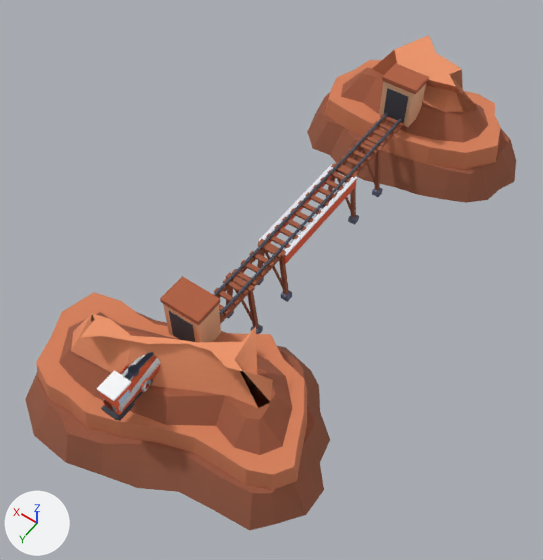
Before and after pictures for a commit that changed the glTF model public/assets/toycar/set-tank-train-lite.glb.
Rendered twice from a 50 mm lens placed at (-16.0, 26.3, 35.9), pointed at (-0.2, 4.2, 1.2). The lights are fixed; the arrows at lower left show +X, +Y and +Z. The first picture is the older version. Where no turn or scale is listed for an object, it has been applied to the vertices. Vertices at exactly the same position are counted once.

Objects in the first picture: 'Cube', 'Cube.002', 'Cube.003', 'Cube.005', 'Cube.006', 'Cube.007', 'anim_path:c=tank:p=24.8:o=0.0:f=1#0', 'anim_path:c=tank:p=24.8:o=0.7285:f=1#5', 'anim_path:c=tank:p=24.8:o=0.9457:f=1#1', 'rock0', 'rock1', 'rock2', 'rock3' and 53 more.
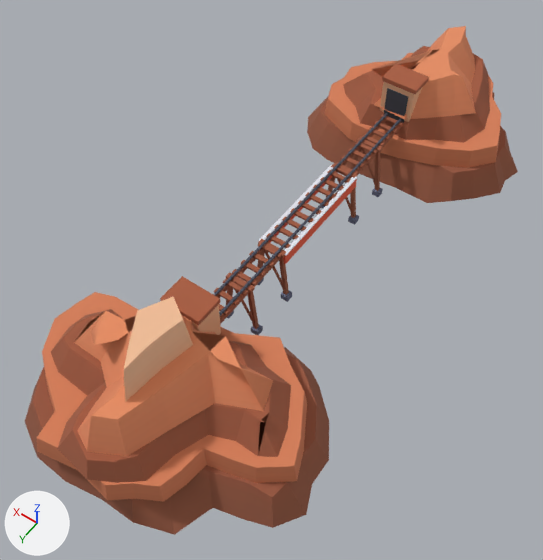
The change, as a list of edits to the scene's bpy script:
```text
Change me_rock0:
    remove me_rock0.from_pydata(...)  # 105 vertices, 139 faces; spans x -9.39..1.69, y 6.58..18.39, z -0.6..6.0
    add me_rock0.from_pydata(...)  # 132 vertices, 167 faces; spans x -9.37..3.03, y 6.58..19.62, z -0.6..8.0
    me_rock0 part 1: the loose piece of 28 vertices spanning x -8.44..0.58, y 7.85..16.75, z 1.3..2.6 is rebuilt with 34 vertices and now spans x -8.44..3.03, y 7.74..19.57, z 1.3..2.6
    me_rock0 part 2: the loose piece of 24 vertices spanning x -7.18..0.8, y 9.48..15.93, z 2.6..3.9 is rebuilt with 32 vertices and now spans x -7.3..1.39, y 9.23..19.62, z 2.6..3.9
    me_rock0 part 3: the loose piece of 20 vertices spanning x -5.74..0.75, y 10.0..14.41, z 3.9..6.0 is rebuilt with 23 vertices and now spans x -5.74..0.78, y 9.92..18.92, z 3.9..6.0
    me_rock0 part 4: 1 vertex moved within x -5.88, y 7.56, z -0.6; 23 vertices removed from x -9.39..0.54, y 8.25..18.39, z -0.6..1.3; 22 vertices added at x -9.37..1.58, y 8.3..19.33, z -0.6..1.3
    me_rock0 part 5: 11 vertices added at x -1.68..0.6, y 11.6..16.67, z 6.0..8.0
Change me_rock1:
    remove me_rock1.from_pydata(...)  # 78 vertices, 99 faces; spans x -7.98..1.65, y -17.94..-7.67, z -0.6..6.0
    add me_rock1.from_pydata(...)  # 93 vertices, 117 faces; spans x -7.76..3.25, y -19.71..-8.09, z -0.6..6.0
    me_rock1 part 6: the loose piece of 19 vertices spanning x -6.62..1.54, y -16.78..-9.17, z 1.3..2.6 is rebuilt with 23 vertices and now spans x -6.62..3.25, y -19.47..-8.7, z 1.3..2.6
    me_rock1 part 7: the loose piece of 18 vertices spanning x -5.03..0.96, y -15.52..-10.13, z 2.6..3.9 is rebuilt with 20 vertices and now spans x -5.0..0.87, y -19.46..-9.49, z 2.6..3.9
    me_rock1 part 8: the loose piece of 14 vertices spanning x -4.21..0.5, y -14.43..-11.61, z 3.9..6.0 is rebuilt with 24 vertices and now spans x -4.28..0.43, y -19.1..-9.75, z 3.9..6.0
    me_rock1 part 9: 26 vertices removed from x -7.98..1.65, y -17.94..-7.67, z -0.6..1.3; 25 vertices added at x -7.76..0.52, y -19.71..-8.09, z -0.6..1.3
Change me_rock2:
    remove me_rock2.from_pydata(...)  # 86 vertices, 111 faces; spans x -1.61..8.35, y 8.15..18.97, z -0.6..6.0
    add me_rock2.from_pydata(...)  # 103 vertices, 120 faces; spans x -4.19..8.46, y 8.15..19.74, z -0.6..8.0
    me_rock2 part 10: the loose piece of 25 vertices spanning x -1.61..7.3, y 10.05..17.36, z 1.3..2.6 is rebuilt with 25 vertices and now spans x -4.19..7.29, y 9.27..19.74, z 1.3..2.6
    me_rock2 part 11: the loose piece of 18 vertices spanning x 0.39..6.05, y 11.2..16.25, z 2.6..3.9 is rebuilt with 26 vertices and now spans x -2.56..6.06, y 9.75..19.62, z 2.6..3.9
    me_rock2 part 12: the loose piece of 16 vertices spanning x -0.89..4.83, y 12.59..15.44, z 3.9..6.0 is rebuilt with 19 vertices and now spans x -1.16..4.57, y 9.92..18.41, z 3.9..6.0
    me_rock2 part 13: 18 vertices removed from x -1.07..8.35, y 11.07..18.97, z -0.6..1.3; 18 vertices added at x -2.31..8.46, y 11.15..19.71, z -0.6..1.3
    other edits to the shape of me_rock2 do not show in these pictures
Change me_rock3:
    remove me_rock3.from_pydata(...)  # 73 vertices, 91 faces; spans x -1.3..7.02, y -18.03..-7.67, z -0.6..6.0
    add me_rock3.from_pydata(...)  # 98 vertices, 121 faces; spans x -1.13..7.25, y -19.47..-7.91, z -0.6..6.0
    me_rock3 part 14: the loose piece of 22 vertices spanning x -0.83..6.17, y -16.72..-9.17, z 1.3..2.6 is rebuilt with 27 vertices and now spans x -1.13..6.03, y -19.47..-8.7, z 1.3..2.6
    me_rock3 part 15: the loose piece of 10 vertices spanning x -1.04..3.63, y -15.95..-11.61, z 3.9..6.0 is rebuilt with 21 vertices and now spans x -0.79..3.66, y -19.1..-9.75, z 3.9..6.0
    me_rock3 part 16: 38 vertices removed from x -1.3..7.02, y -18.03..-7.67, z -0.6..3.9; 47 vertices added at x -0.51..7.25, y -19.46..-7.91, z -0.6..3.9
Remove ob_anim_path_c_tank_p_24_8_o_0_0_f_1_0:
    ob_anim_path_c_tank_p_24_8_o_0_0_f_1_0 = bpy.data.objects.new('anim_path:c=tank:p=24.8:o=0.0:f=1#0', me_anim_path_c_tank_p_24_8_o_0_0_f_1_0)
Remove ob_anim_path_c_tank_p_24_8_o_0_7285_f_1_5:
    ob_anim_path_c_tank_p_24_8_o_0_7285_f_1_5 = bpy.data.objects.new('anim_path:c=tank:p=24.8:o=0.7285:f=1#5', me_anim_path_c_tank_p_24_8_o_0_7285_f_1_5)
Remove ob_anim_path_c_tank_p_24_8_o_0_9457_f_1_1:
    ob_anim_path_c_tank_p_24_8_o_0_9457_f_1_1 = bpy.data.objects.new('anim_path:c=tank:p=24.8:o=0.9457:f=1#1', me_anim_path_c_tank_p_24_8_o_0_9457_f_1_1)
```

Boxes [x1, y1, x2, y2] around the edits, measured in the pictures (543 x 560 px; the box of a moved part takes in the faces that stretch with it):
'rock0', reshaped (19% wider, 17% taller)
    before: [101, 327, 330, 531]
    after: [56, 297, 329, 535]
'rock2', reshaped
    before: [25, 292, 179, 475]
    after: [25, 292, 204, 499]
'rock1', reshaped (18% taller)
    before: [364, 53, 516, 203]
    after: [370, 26, 518, 203]
'rock3', reshaped (20% wider)
    before: [307, 35, 436, 180]
    after: [307, 28, 462, 178]
'anim_path:c=tank:p=24.8:o=0.0:f=1#0', deleted
    before: [97, 352, 153, 421]
'anim_path:c=tank:p=24.8:o=0.9457:f=1#1', deleted
    before: [103, 353, 161, 412]
'anim_path:c=tank:p=24.8:o=0.7285:f=1#5', deleted (red)
    before: [103, 353, 160, 411]
part 1 of me_rock0, rebuilt (33% wider, 11% taller)
    before: [119, 332, 307, 490]
    after: [56, 327, 307, 502]
part 2 of me_rock0, rebuilt (34% wider, 43% taller)
    before: [130, 355, 292, 455]
    after: [73, 340, 291, 483]
part 3 of me_rock0, rebuilt
    before: [148, 327, 273, 408]
    after: [77, 315, 273, 456]
part 4 of me_rock0, moved or reshaped
    before: [101, 331, 330, 531]
    after: [101, 354, 329, 535]
part 5 of me_rock0, added (beige)
    after: [124, 297, 193, 402]
part 6 of me_rock1, rebuilt (19% wider, 18% taller)
    before: [394, 91, 500, 170]
    after: [375, 75, 501, 168]
part 7 of me_rock1, rebuilt
    before: [392, 102, 488, 143]
    after: [384, 53, 490, 143]
part 8 of me_rock1, rebuilt
    before: [422, 53, 478, 112]
    after: [404, 26, 476, 119]
part 9 of me_rock1, moved or reshaped
    before: [364, 128, 516, 203]
    after: [370, 92, 518, 203]
part 10 of me_rock2, rebuilt
    before: [36, 292, 179, 437]
    after: [37, 292, 204, 470]
part 11 of me_rock2, rebuilt
    before: [59, 312, 178, 400]
    after: [51, 309, 123, 479]
part 12 of me_rock2, rebuilt
    before: [71, 313, 162, 387]
    after: [74, 311, 192, 429]
part 13 of me_rock2, moved or reshaped
    before: [25, 318, 167, 475]
    after: [25, 367, 102, 499]
part 14 of me_rock3, rebuilt
    before: [325, 60, 400, 154]
    after: [325, 53, 413, 142]
part 15 of me_rock3, rebuilt
    before: [372, 35, 436, 86]
    after: [371, 28, 462, 119]
part 16 of me_rock3, moved or reshaped
    before: [307, 67, 401, 180]
    after: [307, 46, 430, 178]
